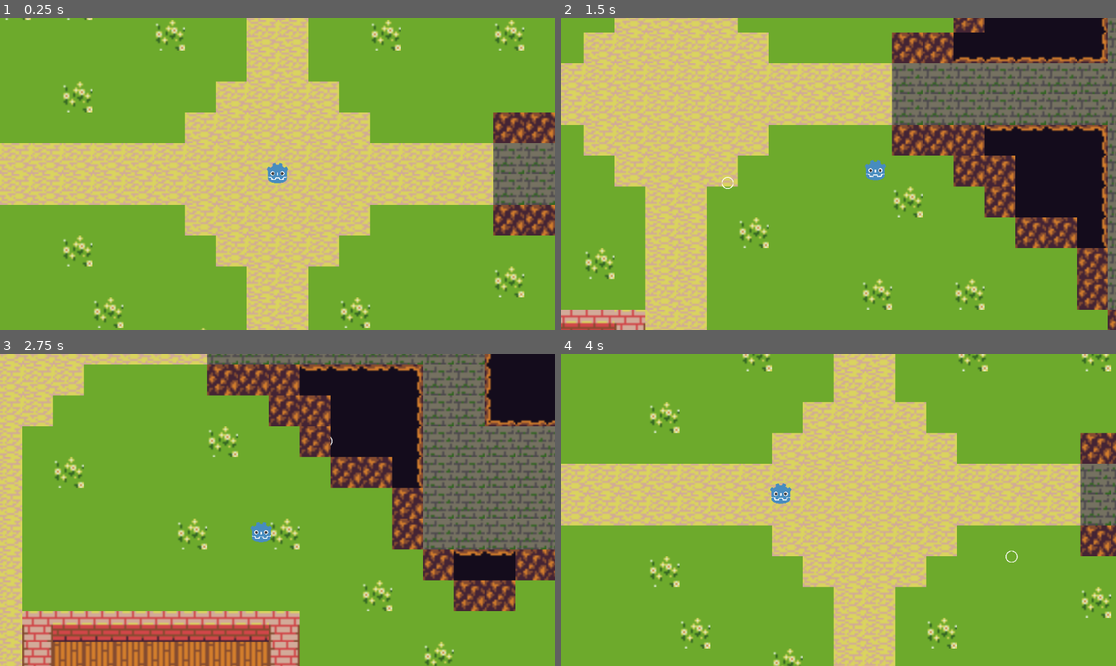
Above: before the commit, frames 1-4 (two rows, left to right).
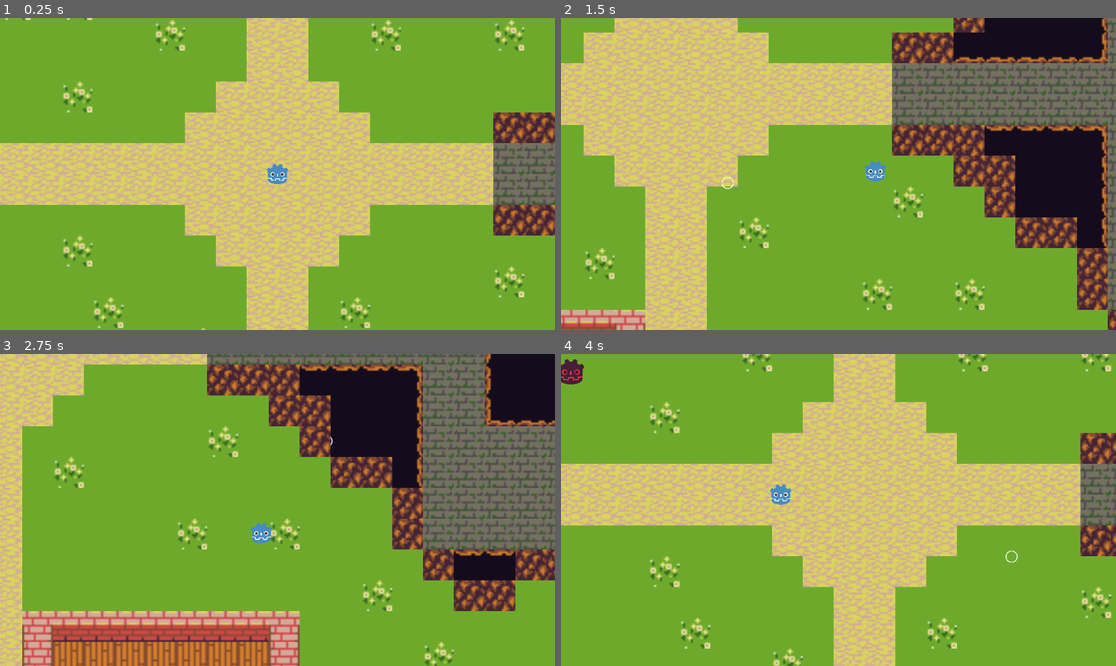
Above: after the commit, the same moments.

Repository: TheBrodsky/ProjectRogueStar
Game: Godot game, scene res://Main.tscn
Same seed, same stepped clock (60 frames per second), same inputs: the game is played once before the commit and once after it.
Inputs (mouse positions are in pixels of both pictures, inside the frame that each line leads up to):
- Up to frame 1 (0.25 s): no input
- Up to frame 2 (1.5 s): tap Enter (ui_accept) at 0.5, 0.77 s; move the mouse to (960, 158) at 0.52 s; hold Right (ui_right) 0.53-1.28 s; click (960, 158) at 0.67 s; move the mouse to (727, 189) at 1.27 s; hold Down (ui_down) from 1.28 s (still down)
- Up to frame 3 (2.75 s): tap Enter (ui_accept) at 1.52 s; move the mouse to (333, 441) at 2.02 s; release Down (ui_down) at 2.03 s; hold Right (ui_right) from 2.03 s (still down)
- Up to frame 4 (4 s): move the mouse to (810, 572) at 2.77 s; release Right (ui_right) at 2.78 s; hold Up (ui_up) 2.78-3.53 s; click (810, 572) at 2.92 s; tap Enter (ui_accept) at 3.02, 3.77 s; move the mouse to (1005, 556) at 3.52 s; hold Left (ui_left) from 3.53 s (still down)

The runs differ from the first frame. In frame 1, less than 0.1% of the frame differs, in the area x 48-52%, y 46-54%; in frame 2, less than 0.1%; in frame 3, less than 0.1%; in frame 4, 0.4%, in the area x 0-42%, y 1-49%.

Commit message:
added enemy and bullet collision

Diff:
--- a/Main.tscn
+++ b/Main.tscn
@@ -6,6 +6,7 @@
 [ext_resource type="PackedScene" uid="uid://bbqjmhmclioqv" path="res://scenes/projectiles/bullet.tscn" id="4_6kvpb"]
 [ext_resource type="PackedScene" uid="uid://djcbigx8g87j3" path="res://scenes/UI/Camera.tscn" id="5_qx7nx"]
 [ext_resource type="PackedScene" uid="uid://bsrngflrkgpfk" path="res://scenes/objects/ProtoTiles.tscn" id="6_ydiao"]
+[ext_resource type="PackedScene" uid="uid://dxhcxxq16d00u" path="res://scenes/enemies/Dummy.tscn" id="7_iujnq"]
 
 [node name="Main" type="Node2D"]
 script = ExtResource("1_mp20d")
@@ -25,3 +26,6 @@
 [node name="ProtoTiles" parent="." instance=ExtResource("6_ydiao")]
 z_index = -2
 scale = Vector2(4, 4)
+
+[node name="Dummy" parent="." instance=ExtResource("7_iujnq")]
+position = Vector2(-609, -255)
--- /dev/null
+++ b/scenes/enemies/Dummy.gd
@@ -0,0 +1,9 @@
+extends Enemy
+
+@export var max_health : int = 5
+var cur_health : int = max_health
+
+func deal_damage(damage):
+	cur_health -= damage
+	if cur_health <= 0:
+		die()
--- /dev/null
+++ b/scenes/enemies/Dummy.tscn
@@ -0,0 +1,23 @@
+[gd_scene load_steps=4 format=3 uid="uid://dxhcxxq16d00u"]
+
+[ext_resource type="Script" path="res://scenes/enemies/Dummy.gd" id="1_7ivsn"]
+[ext_resource type="Texture2D" uid="uid://dq825f4prqh78" path="res://assets/player_icon.png" id="1_dc0r8"]
+
+[sub_resource type="CapsuleShape2D" id="CapsuleShape2D_03wld"]
+radius = 834.869
+height = 1669.74
+
+[node name="Dummy" type="CharacterBody2D" groups=["Enemy"]]
+scale = Vector2(0.03, 0.03)
+collision_layer = 2
+collision_mask = 12
+script = ExtResource("1_7ivsn")
+metadata/_edit_group_ = true
+
+[node name="Sprite2D" type="Sprite2D" parent="."]
+modulate = Color(1, 0.211765, 0.290196, 1)
+texture = ExtResource("1_dc0r8")
+
+[node name="CollisionShape2D" type="CollisionShape2D" parent="."]
+scale = Vector2(1.05046, 1.09262)
+shape = SubResource("CapsuleShape2D_03wld")
--- /dev/null
+++ b/scenes/enemies/Enemy.gd
@@ -0,0 +1,12 @@
+extends CharacterBody2D
+
+class_name Enemy
+
+func deal_damage(damage):
+	pass
+
+func add_effect(effect):
+	pass
+
+func die():
+	queue_free()
--- a/scenes/player/Player.tscn
+++ b/scenes/player/Player.tscn
@@ -4,16 +4,16 @@
 [ext_resource type="Texture2D" uid="uid://dq825f4prqh78" path="res://assets/player_icon.png" id="3_3t6e8"]
 
 [sub_resource type="CapsuleShape2D" id="CapsuleShape2D_ovf6d"]
-radius = 22.0
-height = 44.0
+radius = 897.0
+height = 1794.0
 
 [node name="Player" type="CharacterBody2D"]
+scale = Vector2(0.024, 0.024)
 collision_mask = 8
 script = ExtResource("1_7n6uj")
 
 [node name="Sprite2D" type="Sprite2D" parent="."]
 position = Vector2(0, -2)
-scale = Vector2(0.024, 0.024)
 texture = ExtResource("3_3t6e8")
 
 [node name="CollisionShape2D" type="CollisionShape2D" parent="."]
--- a/scenes/projectiles/bullet.gd
+++ b/scenes/projectiles/bullet.gd
@@ -1,6 +1,7 @@
 extends Area2D
 
 @export var speed : int = 1000
+@export var damage : int = 1
 
 @onready var Notifier : VisibleOnScreenNotifier2D = $VisibleOnScreenNotifier2D
 
@@ -13,4 +14,7 @@
 
 
 func _on_body_entered(body):
+	if body.is_in_group("Enemy"):
+		var enemy : Enemy = body
+		enemy.deal_damage(damage)
 	queue_free()
--- a/scenes/projectiles/bullet.tscn
+++ b/scenes/projectiles/bullet.tscn
@@ -10,7 +10,7 @@
 z_index = -1
 scale = Vector2(0.2, 0.2)
 collision_layer = 4
-collision_mask = 8
+collision_mask = 10
 script = ExtResource("1_fe7ki")
 
 [node name="Sprite2D" type="Sprite2D" parent="."]
Not shown: 1 places in Main.tscn that only renumber resources
